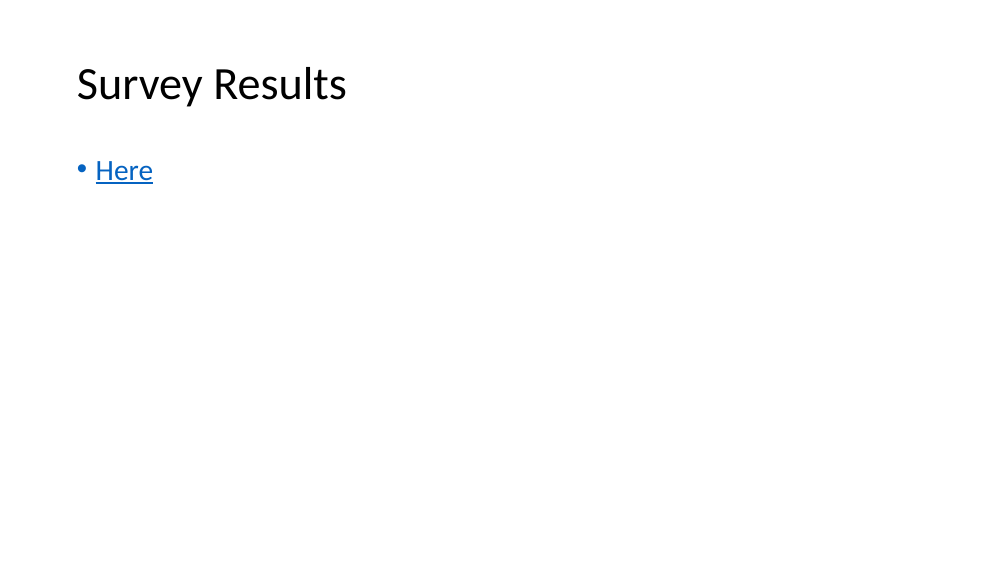
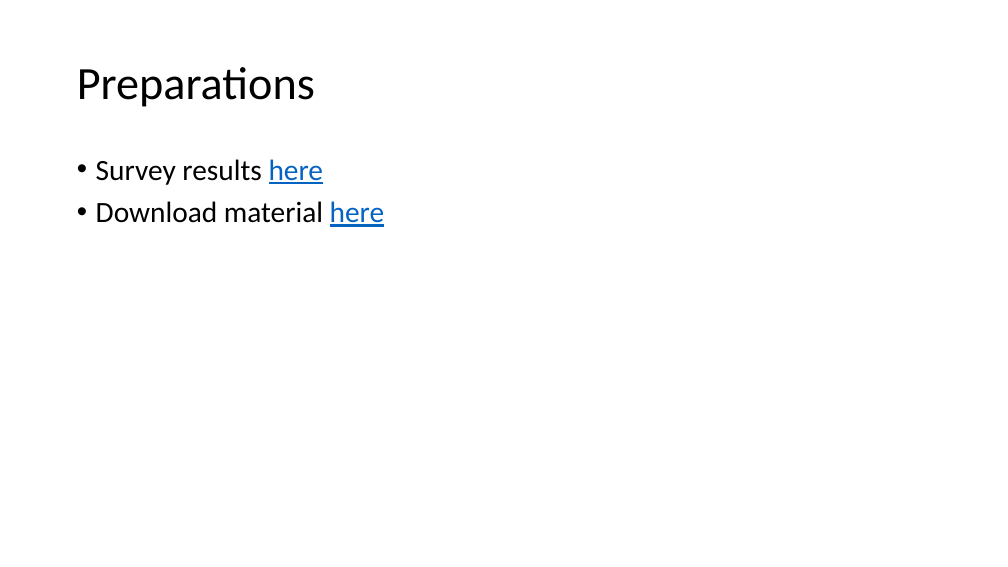
Before and after one commit to senine/workshop, a slide deck: slide 5 of Intro.pptx. Drawn at 1008x567 pixels with LibreOffice and Linux fonts; fonts in the diff are those of the drawing. Boxes give left, top, right and bottom in pixels: in the first picture for what was removed or moved away, otherwise in the second. Text is boxed around its words. In the diff, an @@ line names an element or a change of style, - is before the commit and + after.

```diff
--- a/Intro.pptx
+++ b/Intro.pptx
@@ title at [77,67,315,107]: text changed @@
-Survey Results
+Preparations
@@ text at [96,159,384,227]: text changed; text colour #0563C1 to #000000 @@
-• Here
+• Survey results here
+• Download material here
```
Also in this commit, not shown: 3 other slides changed, 1 slide added, 3 other files.
